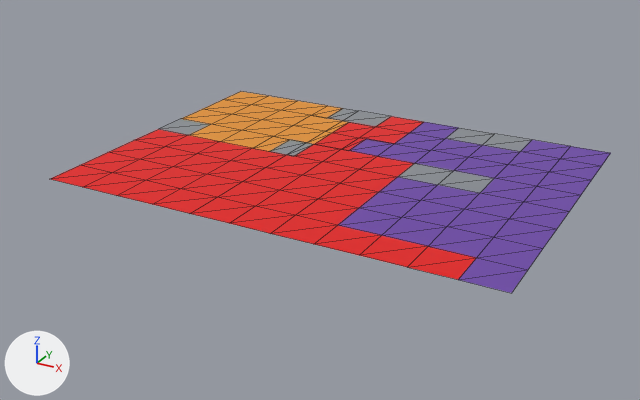
The glTF model JC/ruta_color.glb as it was, and as the next commit left it.
Before and after are seen from a 50 mm lens placed at (13.72, -25.47, 11.71), pointed at (-0.24, -0.1, -0.98). Every picture has the same lights, and +X, +Y and +Z are marked at lower left. The older version comes first. Mesh edges are drawn as thin lines. Where no turn or scale is listed for an object, it has been applied to the vertices. Vertices at exactly the same position are counted once.

Objects in the first picture: 'guia'.
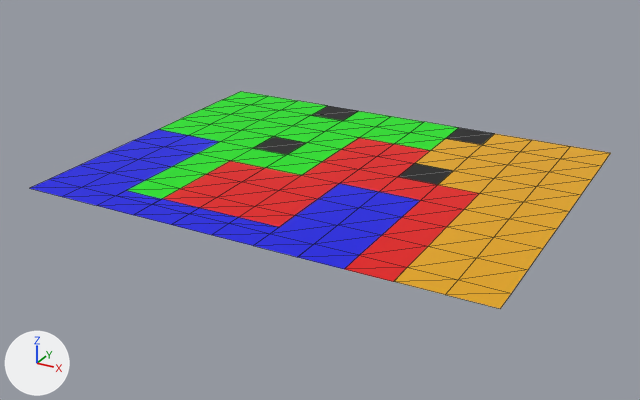
The newer file is also turned or shifted as a whole; pictures and numbers use the older file's frame.

Location of each change, (x1, y1, x2, y2) in pixels of the pictures (640 x 400 px):
'guia', reshaped (8% taller): before (51, 91, 611, 293); after (30, 91, 611, 309)
part 1 of me_plane_013, reshaped: (254, 106, 393, 162) in both
part 2 of me_plane_013, built on: before (117, 180, 295, 233); after (30, 179, 511, 309)
part 3 of me_plane_013, recoloured (orange to green): (182, 91, 342, 148) in both
part 4 of me_plane_013, recoloured: (181, 149, 428, 267) in both
part 5 of me_plane_013, recoloured (lighter): (408, 246, 476, 280) in both
part 6 of me_plane_013, recoloured (red to blue): (51, 129, 382, 255) in both
part 7 of me_plane_013, recoloured (red to green): (146, 116, 424, 189) in both
part 8 of me_plane_013, recoloured (purple to red): (378, 144, 480, 246) in both
part 9 of me_plane_013, recoloured: (416, 139, 611, 293) in both
part 10 of me_plane_013, recoloured (purple to blue): (338, 192, 420, 235) in both
part 11 of me_plane_013, recoloured (purple to green): (395, 122, 458, 150) in both
part 12 of me_plane_013, recoloured: (438, 134, 531, 193) in both
part 13 of me_plane_013, recoloured (grey to black): (398, 128, 494, 185) in both
part 14 of me_plane_013, recoloured (grey to green): (159, 111, 391, 135) in both

Edits to the bpy script that builds the scene:
```text
Add mat_negro:
    mat_negro = principled_material('negro')
    mat_negro.base_color = (0.0, 0.0, 0.0)  # black #000000
Add mat_mixto:
    mat_mixto = principled_material('mixto')
    mat_mixto.base_color = (0.000673, 0.8, 0.00169)  # green #02e706
Add mat_azul:
    mat_azul = principled_material('azul')
    mat_azul.base_color = (0.0, 0.00181, 0.8)  # blue #0006e7
Add mat_rojo_1:
    mat_rojo_1 = principled_material('rojo')
    mat_rojo_1.base_color = (0.8, 0.0, 0.0)  # red #e70000
Add mat_amarillo_1:
    mat_amarillo_1 = principled_material('amarillo')
    mat_amarillo_1.base_color = (0.8, 0.393, 0.0)  # yellow #e7a800
Change me_plane_013:
    used by ob_guia; location = (0.0, 1.0, 0.01)
    remove me_plane_013.from_pydata(...)  # 120 vertices, 188 faces; spans x -8.2..8.2, y -6.0..6.0, z 0.0
    add me_plane_013.from_pydata(...)  # 128 vertices, 206 faces; spans x -8.2..8.2, y -7.0..6.0, z 0.0
    me_plane_013 part 1
    12 vertices are removed from x -3.0..-0.4, y 0.0..6.0, z 0.0
    24 faces are deleted
    2 new faces join them, mat_rojo_1 (red #e70000)
    4 new faces join them, mat_negro (black #000000)
    6 new faces join them, mat_mixto (green #02e706)
    me_plane_013 part 2
    8 faces are deleted
    11 new vertices lie (0.0, -0.9, 0.0) away from vertices in x -8.2..8.2, y -6.0, z 0.0
    9 new vertices lie (0.0, -1.0, 0.0) away from vertices in x -5.2..5.2, y -6.0..-4.5, z 0.0
    8 new faces join them, mat_rojo_1 (red #e70000)
    4 new faces join them, mat_amarillo_1 (yellow #e7a800)
    24 new faces join them, mat_azul (blue #0006e7)
    2 new faces join them, mat_mixto (green #02e706)
    me_plane_013 part 3: 26 faces spanning x -8.2..-2.2, y 0.0..6.0, z 0.0 switch from mat_amarillo (orange #e79429) to mat_mixto (green #02e706)
    me_plane_013 part 4: 22 faces spanning x -3.8..5.2, y -6.0..1.5, z 0.0 switch from mat_rojo (red #e70806) to mat_rojo_1 (red #e70000)
    me_plane_013 part 5: 2 faces spanning x 5.2..6.8, y -6.0..-4.5, z 0.0 switch from mat_rojo (red #e70806) to mat_amarillo_1 (yellow #e7a800)
    me_plane_013 part 6: 24 faces spanning x -8.2..3.8, y -6.0..0.0, z 0.0 switch from mat_rojo (red #e70806) to mat_azul (blue #0006e7)
    me_plane_013 part 7: 14 faces spanning x -5.2..0.8, y -4.5..6.0, z 0.0 switch from mat_rojo (red #e70806) to mat_mixto (green #02e706)
    me_plane_013 part 8: 10 faces spanning x 0.8..5.2, y -4.5..3.0, z 0.0 switch from mat_morado (purple #6e45aa) to mat_rojo_1 (red #e70000)
    me_plane_013 part 9: 38 faces spanning x 2.2..8.2, y -6.0..6.0, z 0.0 switch from mat_morado (purple #6e45aa) to mat_amarillo_1 (yellow #e7a800)
    me_plane_013 part 10: 4 faces spanning x 2.2..3.8, y -4.5..-1.5, z 0.0 switch from mat_morado (purple #6e45aa) to mat_azul (blue #0006e7)
    me_plane_013 part 11: 4 faces spanning x 0.8..2.2, y 3.0..6.0, z 0.0 switch from mat_morado (purple #6e45aa) to mat_mixto (green #02e706)
    me_plane_013 part 12: 4 faces spanning x 3.8..5.2, y 0.0..6.0, z 0.0 switch from mat_hle_grey (grey #afb4b8) to mat_amarillo_1 (yellow #e7a800)
    me_plane_013 part 13: 4 faces spanning x 2.2..3.8, y 0.0..6.0, z 0.0 switch from mat_hle_grey (grey #afb4b8) to mat_negro (black #000000)
    me_plane_013 part 14: 4 faces spanning x -8.2..-0.8, y 0.0..6.0, z 0.0 switch from mat_hle_grey (grey #afb4b8) to mat_mixto (green #02e706)
```
